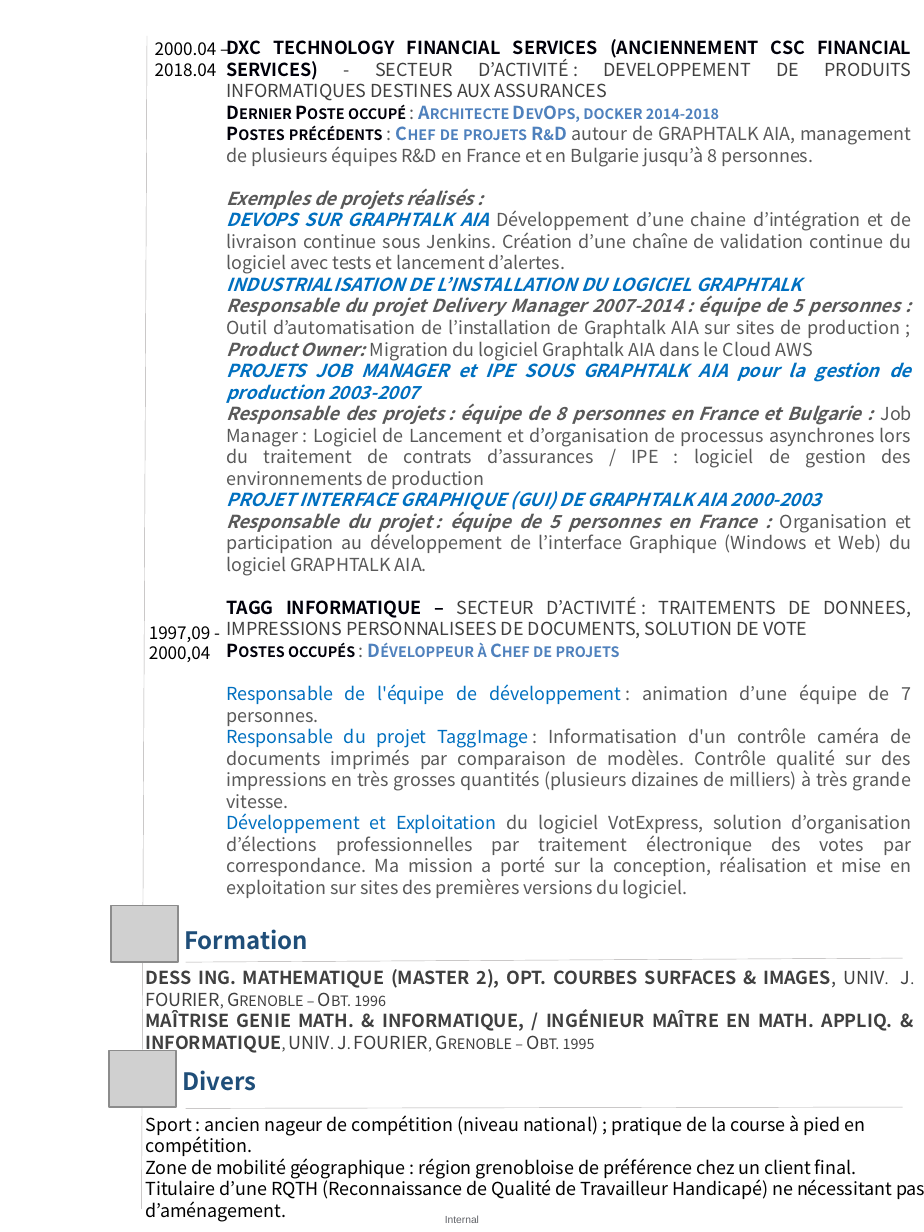
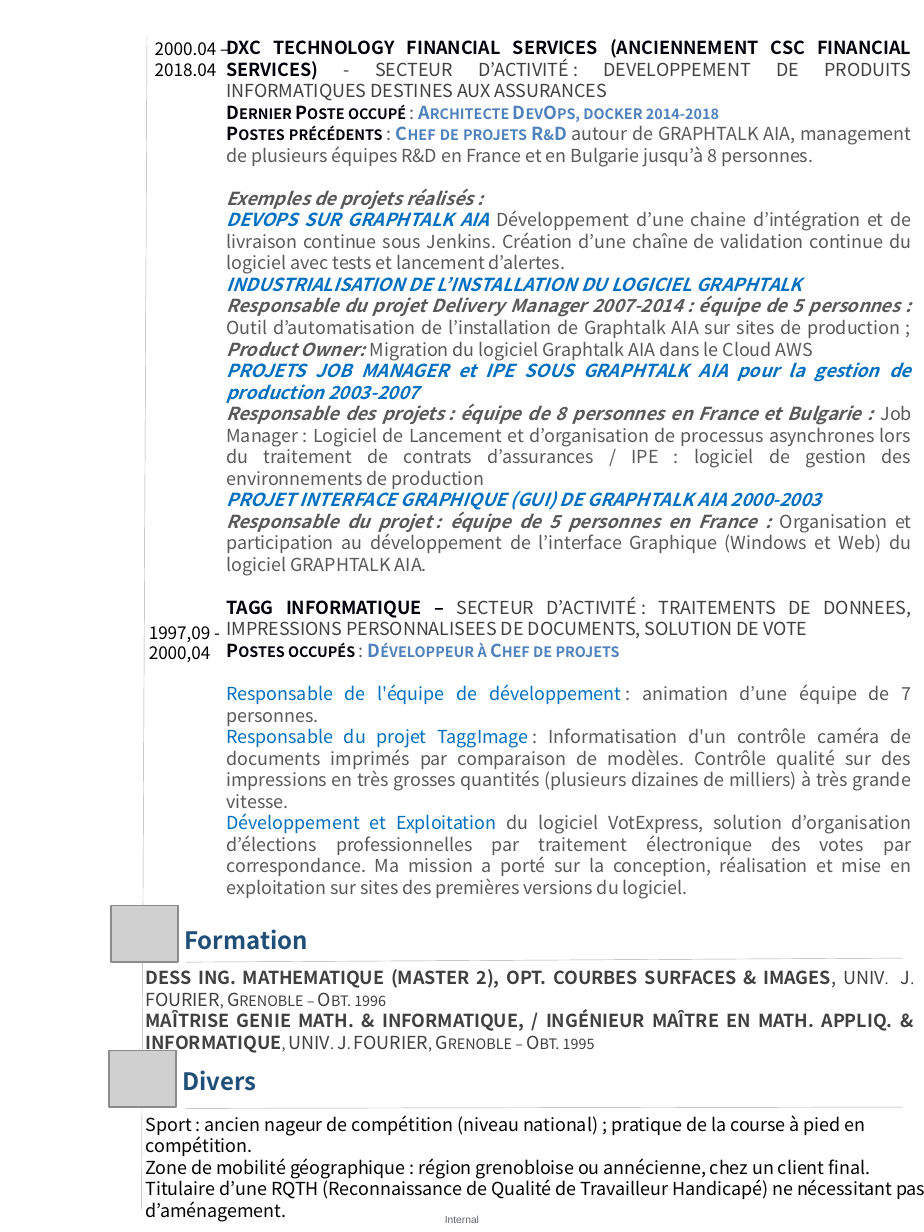
Before and after one commit to Solifred38/cv, a slide deck: slide 2 of CV_FFROMAGER.pptx. Drawn at 924x1232 pixels with LibreOffice and Linux fonts; fonts in the diff are those of the drawing; grey boxes stand for pictures. Boxes give left, top, right and bottom in pixels: in the first picture for what was removed or moved away, otherwise in the second. Text is boxed around its words. In the diff, an @@ line names an element or a change of style, - is before the commit and + after.

```diff
--- a/CV_FFROMAGER.pptx
+++ b/CV_FFROMAGER.pptx
@@ text at (146, 1155, 871, 1179): text changed @@
-Zone de mobilité géographique : région grenobloise de préférence chez un client final.
+Zone de mobilité géographique : région grenobloise ou annécienne, chez un client final.
```
Also in this commit, not shown: 2 other files.
